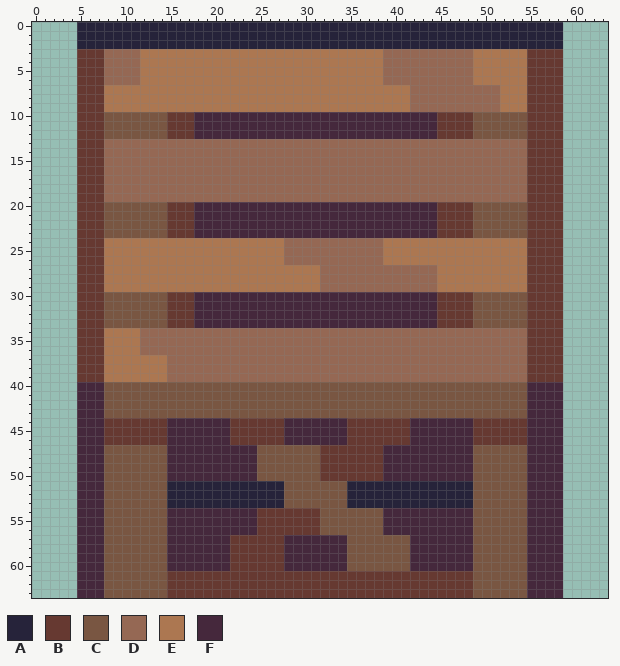
Two versions of one pixel-art sprite, assets/sprites/crate.png. That is the earlier state.
The file is 64x64 pixels.
Palette (. is transparent): A #26233a  B #663931  C #795642  D #956854  E #ac7751  F #45283c
Pixels before (only the part around the change), first column x 1:
 0 ....AAAAAAAAAAAAAAAAAAAAAAAAAAAAAAAAAAAAAAAAAAAAAAAAAAAAAA.....
 1 ....AAAAAAAAAAAAAAAAAAAAAAAAAAAAAAAAAAAAAAAAAAAAAAAAAAAAAA.....
 2 ....AAAAAAAAAAAAAAAAAAAAAAAAAAAAAAAAAAAAAAAAAAAAAAAAAAAAAA.....
 3 ....BBBDDDDEEEEEEEEEEEEEEEEEEEEEEEEEEEDDDDDDDDDDEEEEEEBBBB.....
 4 ....BBBDDDDEEEEEEEEEEEEEEEEEEEEEEEEEEEDDDDDDDDDDEEEEEEBBBB.....
 5 ....BBBDDDDEEEEEEEEEEEEEEEEEEEEEEEEEEEDDDDDDDDDDEEEEEEBBBB.....
 6 ....BBBDDDDEEEEEEEEEEEEEEEEEEEEEEEEEEEDDDDDDDDDDEEEEEEBBBB.....
 7 ....BBBEEEEEEEEEEEEEEEEEEEEEEEEEEEEEEEEEEDDDDDDDDDDEEEBBBB.....
 8 ....BBBEEEEEEEEEEEEEEEEEEEEEEEEEEEEEEEEEEDDDDDDDDDDEEEBBBB.....
 9 ....BBBEEEEEEEEEEEEEEEEEEEEEEEEEEEEEEEEEEDDDDDDDDDDEEEBBBB.....
10 ....BBBCCCCCCCBBBFFFFFFFFFFFFFFFFFFFFFFFFFFFBBBBCCCCCCBBBB.....
11 ....BBBCCCCCCCBBBFFFFFFFFFFFFFFFFFFFFFFFFFFFBBBBCCCCCCBBBB.....
12 ....BBBCCCCCCCBBBFFFFFFFFFFFFFFFFFFFFFFFFFFFBBBBCCCCCCBBBB.....
13 ....BBBDDDDDDDDDDDDDDDDDDDDDDDDDDDDDDDDDDDDDDDDDDDDDDDBBBB.....
14 ....BBBDDDDDDDDDDDDDDDDDDDDDDDDDDDDDDDDDDDDDDDDDDDDDDDBBBB.....
15 ....BBBDDDDDDDDDDDDDDDDDDDDDDDDDDDDDDDDDDDDDDDDDDDDDDDBBBB.....
16 ....BBBDDDDDDDDDDDDDDDDDDDDDDDDDDDDDDDDDDDDDDDDDDDDDDDBBBB.....
17 ....BBBDDDDDDDDDDDDDDDDDDDDDDDDDDDDDDDDDDDDDDDDDDDDDDDBBBB.....
18 ....BBBDDDDDDDDDDDDDDDDDDDDDDDDDDDDDDDDDDDDDDDDDDDDDDDBBBB.....
19 ....BBBDDDDDDDDDDDDDDDDDDDDDDDDDDDDDDDDDDDDDDDDDDDDDDDBBBB.....
20 ....BBBCCCCCCCBBBFFFFFFFFFFFFFFFFFFFFFFFFFFFBBBBCCCCCCBBBB.....
21 ....BBBCCCCCCCBBBFFFFFFFFFFFFFFFFFFFFFFFFFFFBBBBCCCCCCBBBB.....
22 ....BBBCCCCCCCBBBFFFFFFFFFFFFFFFFFFFFFFFFFFFBBBBCCCCCCBBBB.....
23 ....BBBCCCCCCCBBBFFFFFFFFFFFFFFFFFFFFFFFFFFFBBBBCCCCCCBBBB.....
24 ....BBBEEEEEEEEEEEEEEEEEEEEDDDDDDDDDDDEEEEEEEEEEEEEEEEBBBB.....
25 ....BBBEEEEEEEEEEEEEEEEEEEEDDDDDDDDDDDEEEEEEEEEEEEEEEEBBBB.....
26 ....BBBEEEEEEEEEEEEEEEEEEEEDDDDDDDDDDDEEEEEEEEEEEEEEEEBBBB.....
27 ....BBBEEEEEEEEEEEEEEEEEEEEEEEEDDDDDDDDDDDDDEEEEEEEEEEBBBB.....
28 ....BBBEEEEEEEEEEEEEEEEEEEEEEEEDDDDDDDDDDDDDEEEEEEEEEEBBBB.....
29 ....BBBEEEEEEEEEEEEEEEEEEEEEEEEDDDDDDDDDDDDDEEEEEEEEEEBBBB.....
30 ....BBBCCCCCCCBBBFFFFFFFFFFFFFFFFFFFFFFFFFFFBBBBCCCCCCBBBB.....
31 ....BBBCCCCCCCBBBFFFFFFFFFFFFFFFFFFFFFFFFFFFBBBBCCCCCCBBBB.....
32 ....BBBCCCCCCCBBBFFFFFFFFFFFFFFFFFFFFFFFFFFFBBBBCCCCCCBBBB.....
33 ....BBBCCCCCCCBBBFFFFFFFFFFFFFFFFFFFFFFFFFFFBBBBCCCCCCBBBB.....
34 ....BBBEEEEDDDDDDDDDDDDDDDDDDDDDDDDDDDDDDDDDDDDDDDDDDDBBBB.....
35 ....BBBEEEEDDDDDDDDDDDDDDDDDDDDDDDDDDDDDDDDDDDDDDDDDDDBBBB.....
36 ....BBBEEEEDDDDDDDDDDDDDDDDDDDDDDDDDDDDDDDDDDDDDDDDDDDBBBB.....
37 ....BBBEEEEEEEDDDDDDDDDDDDDDDDDDDDDDDDDDDDDDDDDDDDDDDDBBBB.....
38 ....BBBEEEEEEEDDDDDDDDDDDDDDDDDDDDDDDDDDDDDDDDDDDDDDDDBBBB.....
39 ....BBBEEEEEEEDDDDDDDDDDDDDDDDDDDDDDDDDDDDDDDDDDDDDDDDBBBB.....
40 ....FFFCCCCCCCCCCCCCCCCCCCCCCCCCCCCCCCCCCCCCCCCCCCCCCCFFFF.....
41 ....FFFCCCCCCCCCCCCCCCCCCCCCCCCCCCCCCCCCCCCCCCCCCCCCCCFFFF.....
42 ....FFFCCCCCCCCCCCCCCCCCCCCCCCCCCCCCCCCCCCCCCCCCCCCCCCFFFF.....
43 ....FFFCCCCCCCCCCCCCCCCCCCCCCCCCCCCCCCCCCCCCCCCCCCCCCCFFFF.....
44 ....FFFBBBBBBBFFFFFFFBBBBBBFFFFFFFBBBBBBBFFFFFFFBBBBBBFFFF.....
45 ....FFFBBBBBBBFFFFFFFBBBBBBFFFFFFFBBBBBBBFFFFFFFBBBBBBFFFF.....
46 ....FFFBBBBBBBFFFFFFFBBBBBBFFFFFFFBBBBBBBFFFFFFFBBBBBBFFFF.....
47 ....FFFCCCCCCCFFFFFFFFFFCCCCCCCBBBBBBBFFFFFFFFFFCCCCCCFFFF.....
48 ....FFFCCCCCCCFFFFFFFFFFCCCCCCCBBBBBBBFFFFFFFFFFCCCCCCFFFF.....
49 ....FFFCCCCCCCFFFFFFFFFFCCCCCCCBBBBBBBFFFFFFFFFFCCCCCCFFFF.....
50 ....FFFCCCCCCCFFFFFFFFFFCCCCCCCBBBBBBBFFFFFFFFFFCCCCCCFFFF.....
51 ....FFFCCCCCCCAAAAAAAAAAAAACCCCCCCAAAAAAAAAAAAAACCCCCCFFFF.....
52 ....FFFCCCCCCCAAAAAAAAAAAAACCCCCCCAAAAAAAAAAAAAACCCCCCFFFF.....
53 ....FFFCCCCCCCAAAAAAAAAAAAACCCCCCCAAAAAAAAAAAAAACCCCCCFFFF.....
54 ....FFFCCCCCCCFFFFFFFFFFBBBBBBBCCCCCCCFFFFFFFFFFCCCCCCFFFF.....
55 ....FFFCCCCCCCFFFFFFFFFFBBBBBBBCCCCCCCFFFFFFFFFFCCCCCCFFFF.....
56 ....FFFCCCCCCCFFFFFFFFFFBBBBBBBCCCCCCCFFFFFFFFFFCCCCCCFFFF.....
57 ....FFFCCCCCCCFFFFFFFBBBBBBFFFFFFFCCCCCCCFFFFFFFCCCCCCFFFF.....
58 ....FFFCCCCCCCFFFFFFFBBBBBBFFFFFFFCCCCCCCFFFFFFFCCCCCCFFFF.....
59 ....FFFCCCCCCCFFFFFFFBBBBBBFFFFFFFCCCCCCCFFFFFFFCCCCCCFFFF.....
60 ....FFFCCCCCCCFFFFFFFBBBBBBFFFFFFFCCCCCCCFFFFFFFCCCCCCFFFF.....
61 ....FFFCCCCCCCBBBBBBBBBBBBBBBBBBBBBBBBBBBBBBBBBBCCCCCCFFFF.....
62 ....FFFCCCCCCCBBBBBBBBBBBBBBBBBBBBBBBBBBBBBBBBBBCCCCCCFFFF.....
63 ....FFFCCCCCCCBBBBBBBBBBBBBBBBBBBBBBBBBBBBBBBBBBCCCCCCFFFF.....
Now the later version:
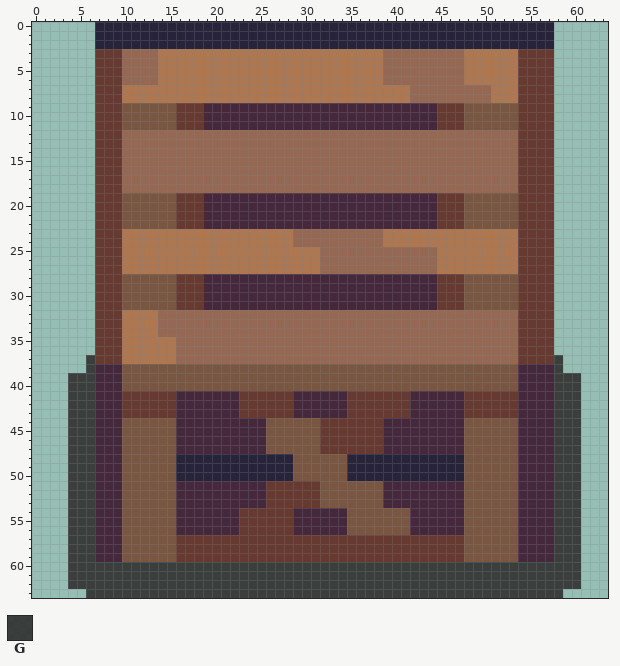
Colours new in this view: G #231f20cb
Log entry: Added wall lights Test level now has 2 crates Testing some graphics
Changes in this commit:
y 0..2: x 5..6 AA -> ..; x 58 A -> .
y 3..6: x 5..6 BB -> ..; x 8..9 DD -> BB; x 12..13 EE -> DD; x 48 D -> E; x 54 E -> B; x 58 B -> .
y 7..8: x 5..6 BB -> ..; x 8..9 EE -> BB; x 51 D -> E; x 54 E -> B; x 58 B -> .
y 9: x 5..6 BB -> ..; x 8..54 EEEEEEEEEEEEEEEEEEEEEEEEEEEEEEEEEEDDDDDDDDDDEEE -> BBCCCCCCBBBFFFFFFFFFFFFFFFFFFFFFFFFFFBBBCCCCCCB; x 58 B -> .
y 10..11: x 5..6 BB -> ..; x 8..9 CC -> BB; x 15 B -> C; x 18 F -> B; x 48 B -> C; x 54 C -> B; x 58 B -> .
y 12: x 5..6 BB -> ..; x 8..54 CCCCCCCBBBFFFFFFFFFFFFFFFFFFFFFFFFFFFBBBBCCCCCC -> BBDDDDDDDDDDDDDDDDDDDDDDDDDDDDDDDDDDDDDDDDDDDDB; x 58 B -> .
y 13..18: x 5..6 BB -> ..; x 8..9 DD -> BB; x 54 D -> B; x 58 B -> .
y 19: x 5..6 BB -> ..; x 8..54 DDDDDDDDDDDDDDDDDDDDDDDDDDDDDDDDDDDDDDDDDDDDDDD -> BBCCCCCCBBBFFFFFFFFFFFFFFFFFFFFFFFFFFBBBCCCCCCB; x 58 B -> .
y 20..22: x 5..6 BB -> ..; x 8..9 CC -> BB; x 15 B -> C; x 18 F -> B; x 48 B -> C; x 54 C -> B; x 58 B -> .
y 23: x 5..6 BB -> ..; x 8..54 CCCCCCCBBBFFFFFFFFFFFFFFFFFFFFFFFFFFFBBBBCCCCCC -> BBEEEEEEEEEEEEEEEEEEEDDDDDDDDDDEEEEEEEEEEEEEEEB; x 58 B -> .
y 24: x 5..6 BB -> ..; x 8..9 EE -> BB; x 28 D -> E; x 54 E -> B; x 58 B -> .
y 25..26: x 5..6 BB -> ..; x 8..9 EE -> BB; x 28..31 DDDD -> EEEE; x 39..44 EEEEEE -> DDDDDD; x 54 E -> B; x 58 B -> .
y 27: x 5..6 BB -> ..; x 8..9 EE -> BB; x 54 E -> B; x 58 B -> .
y 28..29: x 5..6 BB -> ..; x 8..54 EEEEEEEEEEEEEEEEEEEEEEEEDDDDDDDDDDDDDEEEEEEEEEE -> BBCCCCCCBBBFFFFFFFFFFFFFFFFFFFFFFFFFFBBBCCCCCCB; x 58 B -> .
y 30..31: x 5..6 BB -> ..; x 8..9 CC -> BB; x 15 B -> C; x 18 F -> B; x 48 B -> C; x 54 C -> B; x 58 B -> .
y 32..33: x 5..6 BB -> ..; x 8..54 CCCCCCCBBBFFFFFFFFFFFFFFFFFFFFFFFFFFFBBBBCCCCCC -> BBEEEEDDDDDDDDDDDDDDDDDDDDDDDDDDDDDDDDDDDDDDDDB; x 58 B -> .
y 34: x 5..6 BB -> ..; x 8..9 EE -> BB; x 12..13 DD -> EE; x 54 D -> B; x 58 B -> .
y 35..36: x 5..6 BB -> ..; x 8..9 EE -> BB; x 12..15 DDDD -> EEEE; x 54 D -> B; x 58 B -> .
y 37: x 5..6 BB -> .G; x 8..9 EE -> BB; x 15 D -> E; x 54 D -> B; x 58 B -> G
y 38: x 5..58 BBBEEEEEEEDDDDDDDDDDDDDDDDDDDDDDDDDDDDDDDDDDDDDDDDBBBB -> .GFFFCCCCCCCCCCCCCCCCCCCCCCCCCCCCCCCCCCCCCCCCCCCCFFFFG
y 39: x 4..60 .BBBEEEEEEEDDDDDDDDDDDDDDDDDDDDDDDDDDDDDDDDDDDDDDDDBBBB.. -> GGGFFFCCCCCCCCCCCCCCCCCCCCCCCCCCCCCCCCCCCCCCCCCCCCFFFFGGG
y 40: x 4..6 .FF -> GGG; x 8..9 CC -> FF; x 54 C -> F; x 58..60 F.. -> GGG
y 41..43: x 4..6 .FF -> GGG; x 8..54 CCCCCCCCCCCCCCCCCCCCCCCCCCCCCCCCCCCCCCCCCCCCCCC -> FFBBBBBBFFFFFFFBBBBBBFFFFFFBBBBBBBFFFFFFBBBBBBF; x 58..60 F.. -> GGG
y 44..46: x 4..6 .FF -> GGG; x 8..15 BBBBBBBF -> FFCCCCCC; x 22..34 BBBBBBFFFFFFF -> FFFFCCCCCCBBB; x 39..41 BBB -> FFF; x 48..54 FBBBBBB -> CCCCCCF; x 58..60 F.. -> GGG
y 47: x 4..6 .FF -> GGG; x 8..9 CC -> FF; x 15 F -> C; x 25 C -> F; x 48 F -> C; x 54 C -> F; x 58..60 F.. -> GGG
y 48..50: x 4..6 .FF -> GGG; x 8..9 CC -> FF; x 15..28 FFFFFFFFFFCCCC -> CAAAAAAAAAAAAA; x 32..48 BBBBBBBFFFFFFFFFF -> CCCAAAAAAAAAAAAAC; x 54 C -> F; x 58..60 F.. -> GGG
y 51..53: x 4..6 .FF -> GGG; x 8..9 CC -> FF; x 15..31 AAAAAAAAAAAAACCCC -> CFFFFFFFFFFBBBBBB; x 35..48 AAAAAAAAAAAAAA -> CCCCFFFFFFFFFC; x 54 C -> F; x 58..60 F.. -> GGG
y 54..56: x 4..6 .FF -> GGG; x 8..9 CC -> FF; x 15 F -> C; x 23..24 FF -> BB; x 29..34 BBBCCC -> FFFFFF; x 39..41 FFF -> CCC; x 48 F -> C; x 54 C -> F; x 58..60 F.. -> GGG
y 57..59: x 4..6 .FF -> GGG; x 8..9 CC -> FF; x 15..21 FFFFFFF -> CBBBBBB; x 28..48 FFFFFFFCCCCCCCFFFFFFF -> BBBBBBBBBBBBBBBBBBBBC; x 54 C -> F; x 58..60 F.. -> GGG
y 60: x 4..60 .FFFCCCCCCCFFFFFFFBBBBBBFFFFFFFCCCCCCCFFFFFFFCCCCCCFFFF.. -> GGGGGGGGGGGGGGGGGGGGGGGGGGGGGGGGGGGGGGGGGGGGGGGGGGGGGGGGG
y 61..62: x 4..60 .FFFCCCCCCCBBBBBBBBBBBBBBBBBBBBBBBBBBBBBBBBBBCCCCCCFFFF.. -> GGGGGGGGGGGGGGGGGGGGGGGGGGGGGGGGGGGGGGGGGGGGGGGGGGGGGGGGG
y 63: x 5..58 FFFCCCCCCCBBBBBBBBBBBBBBBBBBBBBBBBBBBBBBBBBBCCCCCCFFFF -> .GGGGGGGGGGGGGGGGGGGGGGGGGGGGGGGGGGGGGGGGGGGGGGGGGGGGG
